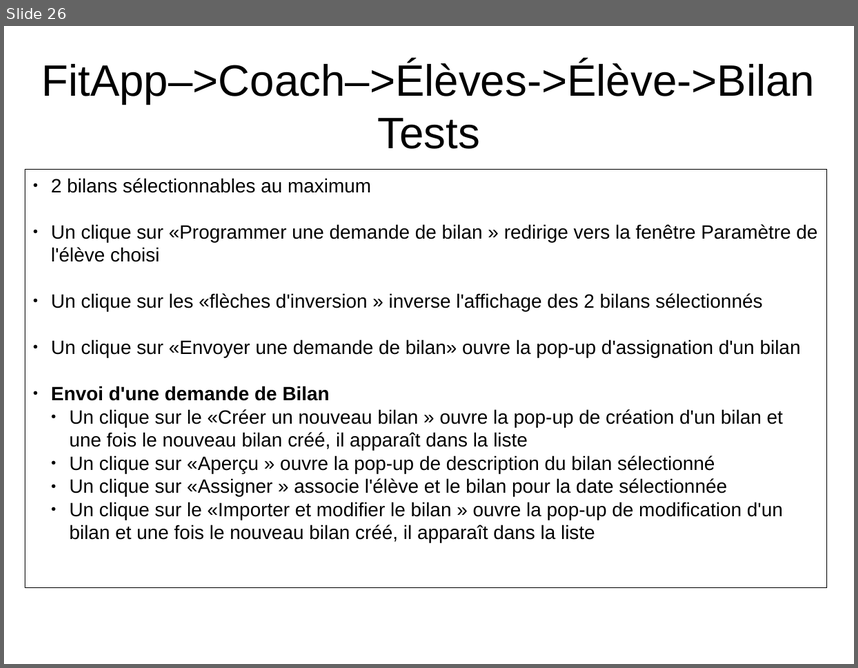
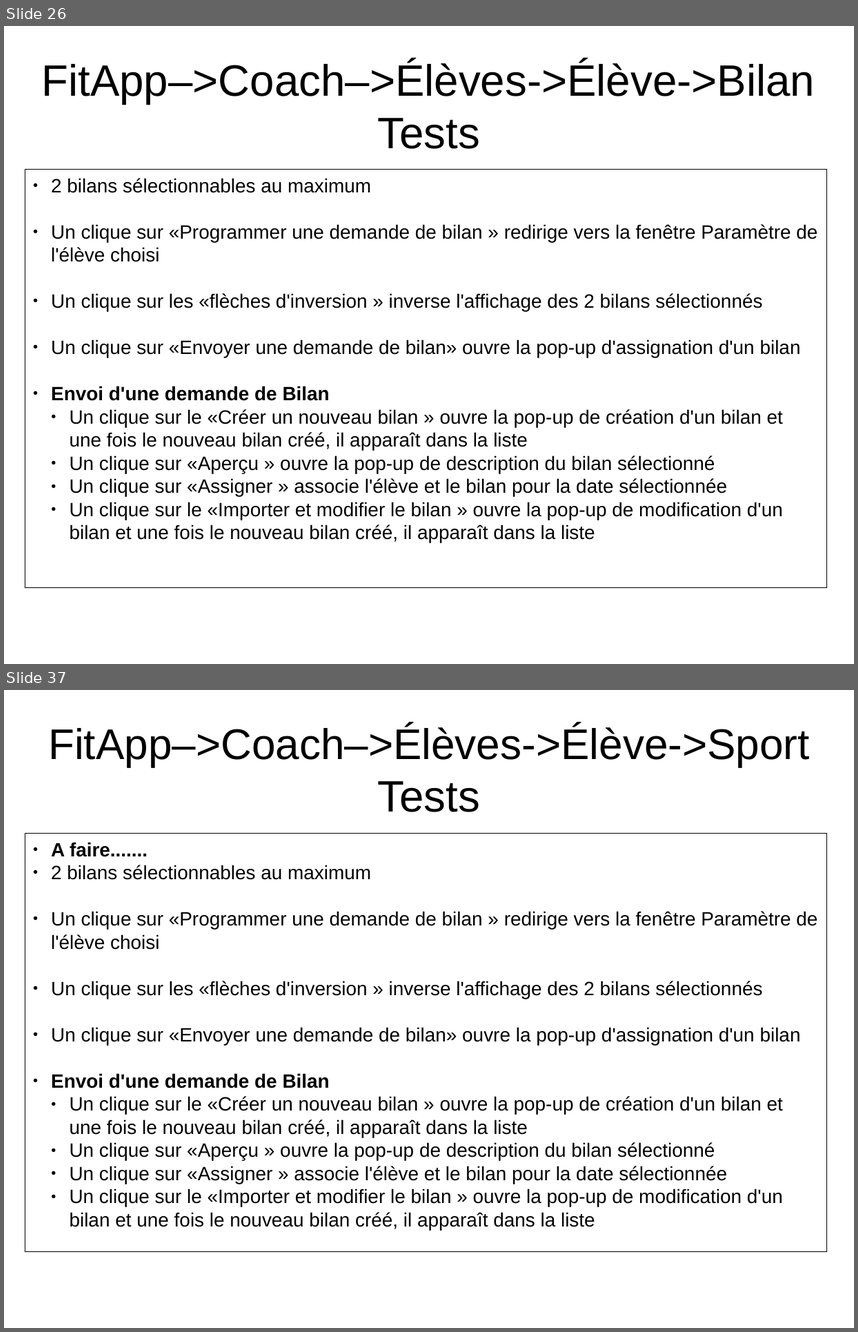
Before and after one commit to NicolasGavard/WebVysionSportV2, a slide deck: Documentations/FitApp - Elèves v1.02.odp. Shown one above the other, each under a label of ours: slide 26 before the commit, slides 26 and 37 after it; the slides between them are not shown. The pictures are 858x668 and 858x1332 pixels, drawn with LibreOffice and Linux fonts; fonts in the diff are those of the drawing. Boxes give left, top, right and bottom in pixels: in the first picture for what was removed or moved away, otherwise in the second. Text is boxed around its words. In the diff, an @@ line names an element or a change of style, - is before the commit and + after.

```diff
--- a/Documentations/FitApp - Elèves v1.02.odp
+++ b/Documentations/FitApp - Elèves v1.02.odp
@@ slide 37 added at bbox=[4, 690, 854, 1328], background #FFFFFF @@
@@ title added at bbox=[48, 724, 809, 812], 40 pt, text #000000 @@
+FitApp–>Coach–>Élèves->Élève->Sport
+Tests
@@ rectangle added at bbox=[25, 834, 827, 1252], outline #000000 0 pt, 18 pt, text #000000 @@
+● A faire.......
+● 2 bilans sélectionnables au maximum
+● Un clique sur «Programmer une demande de bilan » redirige vers la fenêtre Paramètre de l'élève choisi
+● Un clique sur les «flèches d'inversion » inverse l'affichage des 2 bilans sélectionnés
+● Un clique sur «Envoyer une demande de bilan» ouvre la pop-up d'assignation d'un bilan
+● Envoi d'une demande de Bilan
+  ● Un clique sur le «Créer un nouveau bilan » ouvre la pop-up de création d'un bilan et une fois le nouveau bilan créé, il apparaît dans la liste
+  ● Un clique sur «Aperçu » ouvre la pop-up de description du bilan sélectionné
+  ● Un clique sur «Assigner » associe l'élève et le bilan pour la date sélectionnée
+  ● Un clique sur le «Importer et modifier le bilan » ouvre la pop-up de modification d'un bilan et une fois le nouveau bilan créé, il apparaît dans la liste
```
Also in this commit, not shown: 10 other slides added.
